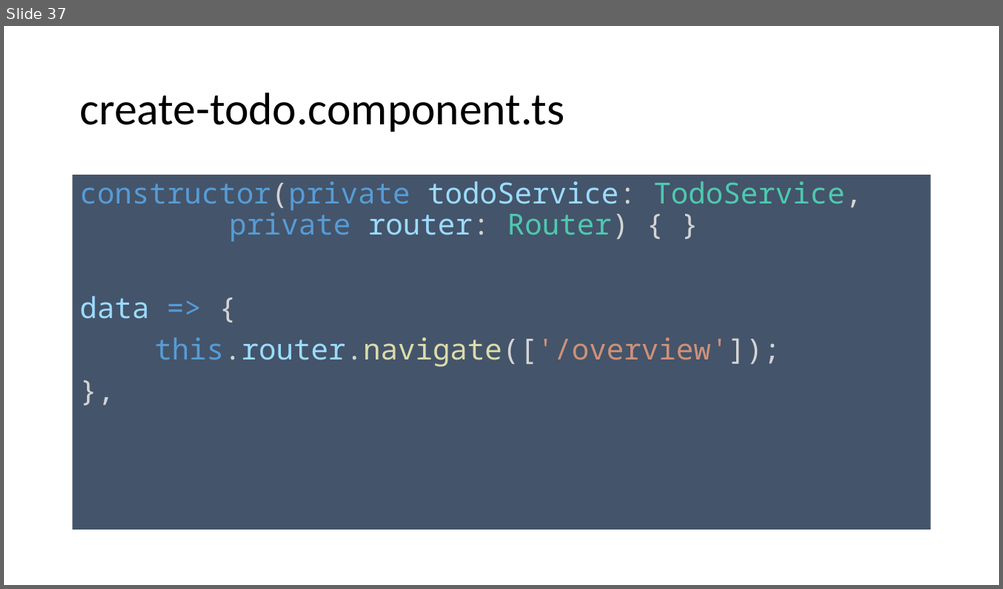
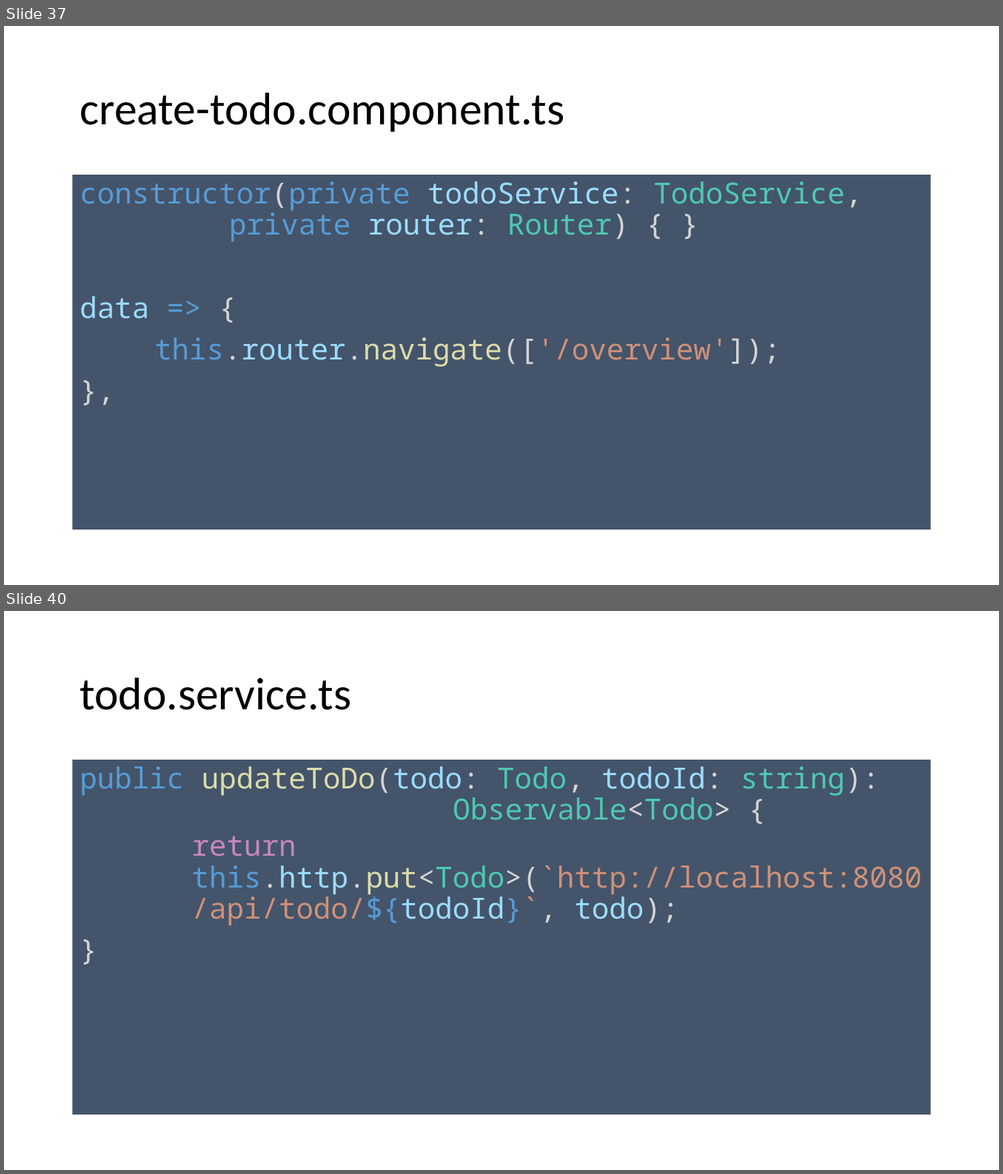
Before and after one commit to spirit-coding/todo-app-aj33349, a slide deck: Angular2.pptx. Shown one above the other, each under a label of ours: slide 37 before the commit, slides 37 and 40 after it; the slides between them are not shown. The pictures are 1003x589 and 1003x1174 pixels, drawn with LibreOffice and Linux fonts; fonts in the diff are those of the drawing. Boxes give left, top, right and bottom in pixels: in the first picture for what was removed or moved away, otherwise in the second. Text is boxed around its words. In the diff, an @@ line names an element or a change of style, - is before the commit and + after.

```diff
--- a/Angular2.pptx
+++ b/Angular2.pptx
@@ slide 40 added at [4,611,999,1170], background #FFFFFF @@
@@ title added at [79,678,351,710], 44 pt, text #000000 @@
+todo.service.ts
@@ text added at [73,760,930,1116], fill #44546A, 28 pt, text #CE9178 @@
+public updateToDo(todo: Todo, todoId: string): Observable<Todo> {
+      return this.http.put<Todo>(`http://localhost:8080/api/todo/${todoId}`, todo);
+}
```
Also in this commit, not shown: 2 slides changed, 6 other slides added, 1 slide removed.
